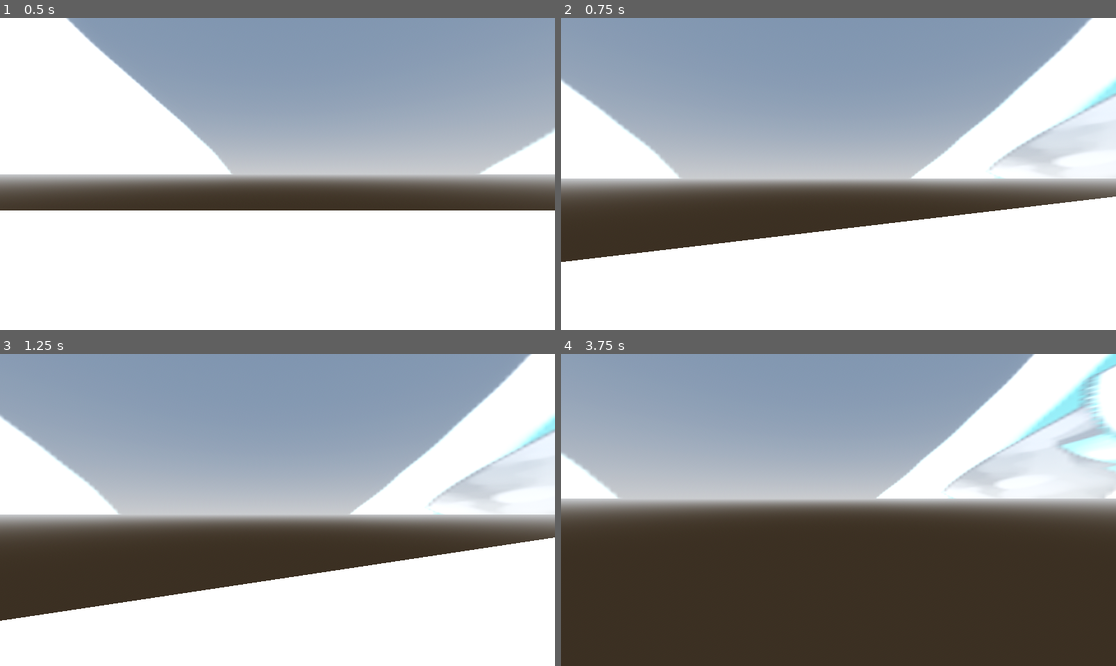
Above: before the commit, frames 1-4 (two rows, left to right).
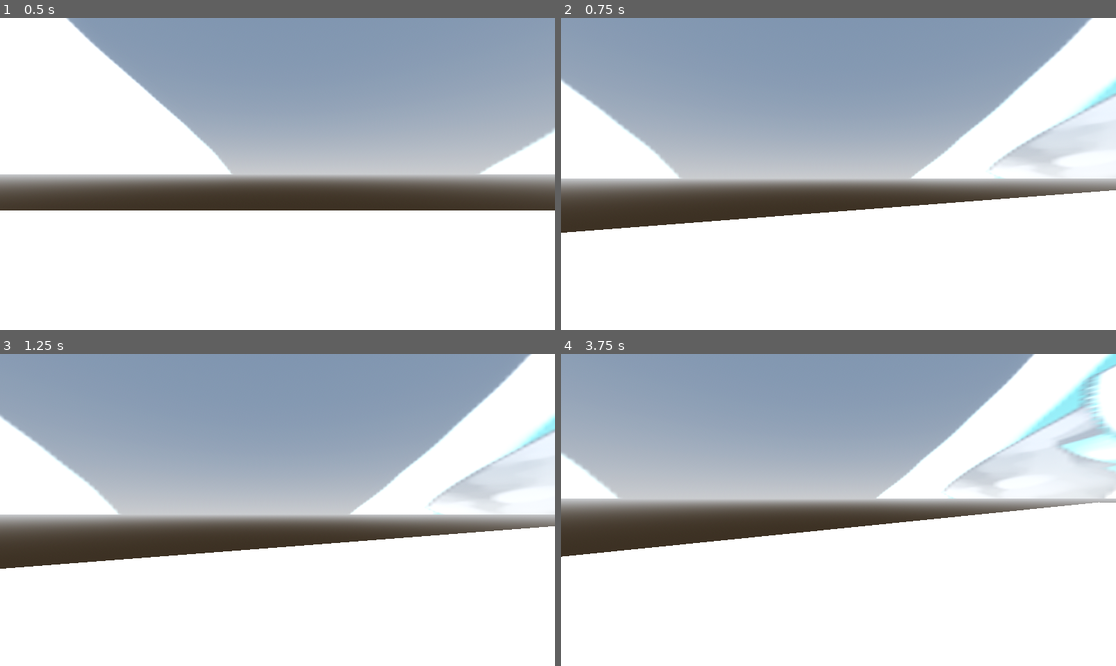
Above: after the commit, the same moments.

Repository: Keya421/GameFinaleProject
Game: Godot game, scene res://scenes/main.tscn
Two runs of this game, one before a commit and one after it. Both use one fixed random seed, a clock stepped at 60 frames per second and the inputs below.
Inputs (mouse positions are in pixels of both pictures, inside the frame that each line leads up to):
- Up to frame 1 (0.5 s): no input
- Up to frame 2 (0.75 s): tap Enter (ui_accept) at 0.5 s; move the mouse to (866, 174) at 0.52 s; hold W (up) from 0.53 s (still down); tap Ctrl (slide) at 0.6 s
- Up to frame 3 (1.25 s): keep holding W (up); tap Enter (ui_accept) at 0.77 s
- Up to frame 4 (3.75 s): keep holding W (up); move the mouse to (810, 510) at 1.27 s; tap Ctrl (slide) at 1.35, 2.3, 2.85, 3.6 s; tap Enter (ui_accept) at 1.52, 2.75, 3.02, 3.5 s; move the mouse to (849, 503) at 2.02 s; hold Shift (sprint) 2.03-2.78 s; move the mouse to (832, 516) at 2.77 s; move the mouse to (877, 513) at 3.52 s

Frame 1 is identical in both runs. In frame 2, 5.7% of the frame differs, in the area x 0-100%, y 55-79%; in frame 3, 10%; in frame 4, 44%, in the area x 0-100%, y 47-100%.

Commit message:
Update player.gd

Diff:
--- a/scripts/player.gd
+++ b/scripts/player.gd
@@ -13,9 +13,15 @@
 var walking_speed = 5.0
 var sprinting_speed = 10.0
 var crouching_speed = 3.0
-var sliding_speed = 9.0
 var jump_velocity = 4.5
+var fall_distance = 0
+
+var can_slide = false
 var sliding = false
+var slide_speed = 9.0
+var slide_timer = 3.0
+
+@onready var slide_check = $Slide_Check
 
 const mouse_sens = 0.4
 
@@ -56,5 +62,35 @@
 		velocity.x = move_toward(velocity.x, 0, current_speed)
 		velocity.z = move_toward(velocity.z, 0, current_speed)
 
+	if Input.is_action_just_pressed("slide") and current_speed > 3:
+		can_slide = true
+
+	if Input.is_action_just_pressed("slide") and is_on_floor() and Input.is_action_pressed("up") and can_slide:
+		slide()
+
+	if Input.is_action_just_released("slide"):
+		can_slide = false
+		sliding = false
+
+
+
+func slide():
+	if not sliding:
+		if slide_check.is_colliding() or get_floor_angle() < 0.2:
+			slide_speed = 5
+			slide_speed += fall_distance / 10
+		else:
+			slide_speed = 2
+	sliding = true
+
+	if slide_check.is_colliding():
+		slide_speed += get_floor_angle() / 10
+	else:
+		slide_speed -= (get_floor_angle() / 5) + 0.03
+	if slide_speed < 0:
+		can_slide = false
+		sliding = false
+
+	speed = slide_speed
 
 	move_and_slide()
